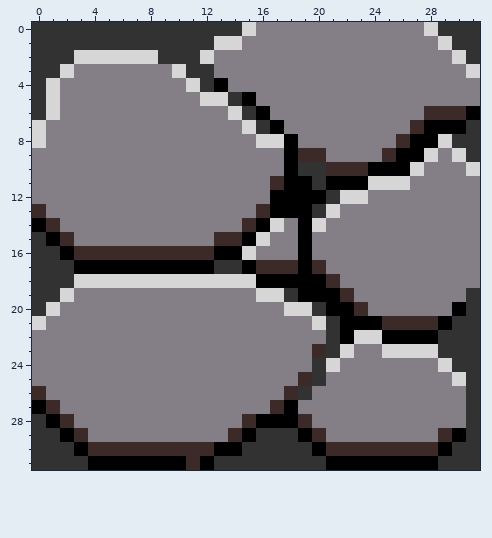
Pixel-art sprite, stored at World/BackgroundMedium.png. The first picture shows the starting point.
The file is 32x32 pixels.
And afterwards:
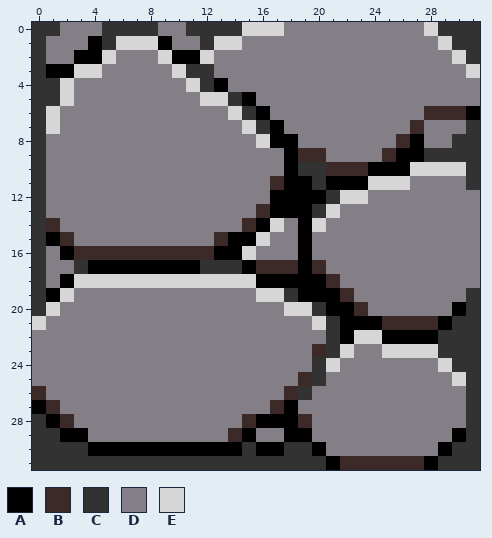
Palette (. is transparent): A #000000  B #3b2a27  C #323232  D #847e87  E #d6d6d6
Change:
@@ x 0..31 @@
- 0 CCCCCCCCCCCCCCCEDDDDDDDDDDDDECCC
- 1 CCCCCCCCCCCCCEEDDDDDDDDDDDDDDECC
- 2 CCCEEEEEECCCEDDDDDDDDDDDDDDDDDEC
- 3 CCEDDDDDDDECCDDDDDDDDDDDDDDDDDDE
- 4 CEDDDDDDDDDECADDDDDDDDDDDDDDDDDD
- 5 CEDDDDDDDDDDEECADDDDDDDDDDDDDDDD
+ 0 CCDDDCCCCDDCCCCEEEDDDDDDDDDDECCC
+ 1 CDDDACEEEADDCEEDDDDDDDDDDDDDDECC
+ 2 CDDAAEDDDEAAEDDDDDDDDDDDDDDDDDEC
+ 3 CAAEEDDDDDECCDDDDDDDDDDDDDDDDDDE
+ 4 CCEDDDDDDDDECADDDDDDDDDDDDDDDDDD
+ 5 CCEDDDDDDDDDEECADDDDDDDDDDDDDDDD
  6 CEDDDDDDDDDDDDECADDDDDDDDDDDBBBA
- 7 EDDDDDDDDDDDDDDECADDDDDDDDDBAAAC
- 8 EDDDDDDDDDDDDDDDEEADDDDDDDBAAECC
- 9 DDDDDDDDDDDDDDDDDDABBDDDDBAAEDEC
-10 DDDDDDDDDDDDDDDDDDACCBBBAAAEDDDE
-11 DDDDDDDDDDDDDDDDDBAACAAAEEEDDDDD
-12 DDDDDDDDDDDDDDDDDAAAACEEDDDDDDDD
-13 BDDDDDDDDDDDDDDDBAAACEDDDDDDDDDD
-14 ABDDDDDDDDDDDDDBAEDAEDDDDDDDDDDD
-15 CABDDDDDDDDDDBBAEDDADDDDDDDDDDDD
-16 CCABBBBBBBBBBAAEDDDADDDDDDDDDDDD
-17 CCCAAAAAAAAAACCABBBABDDDDDDDDDDD
-18 CCCEEEEEEEEEEEEEAAAAABDDDDDDDDDD
-19 CCEDDDDDDDDDDDDDEECAAABDDDDDDDDC
+ 7 CEDDDDDDDDDDDDDECADDDDDDDDDBDDDC
+ 8 CDDDDDDDDDDDDDDDEAADDDDDDDBADDCC
+ 9 CDDDDDDDDDDDDDDDDDABBDDDDBAACCCC
+10 CDDDDDDDDDDDDDDDDDACCBBBAAAEEEEC
+11 CDDDDDDDDDDDDDDDDBAACAAAEEEDDDDC
+12 CDDDDDDDDDDDDDDDDAAAACEEDDDDDDDD
+13 CDDDDDDDDDDDDDDDBAAACEDDDDDDDDDD
+14 CBDDDDDDDDDDDDDBAEDAEDDDDDDDDDDD
+15 CABDDDDDDDDDDBAAEDDADDDDDDDDDDDD
+16 CDABBBBBBBBBBAAEDDDADDDDDDDDDDDD
+17 CDDCAAAAAAAACCCABBBABDDDDDDDDDDD
+18 CDAEEEEEEEEEEEEEAAAAABDDDDDDDDDD
+19 CAEDDDDDDDDDDDDDEECAAABDDDDDDDDC
 20 CEDDDDDDDDDDDDDDDDEECAABDDDDDDAC
@@ x 0..31 @@
 28 CABDDDDDDDDDDDDBAAABDDDDDDDDDDDC
-29 CCABDDDDDDDDDDBACCCABDDDDDDDDBAC
-30 CCCABBBBBBBBBAACCCCCABBBBBBBBACC
-31 CCCCAAAAAAABACCCCCCCCAAAAAAAACCC
+29 CCAADDDDDDDDDDBADDAADDDDDDDDDDAC
+30 CCCCAAAAAAAAAAACAACCADDDDDDDDACC
+31 CCCCCCCCCCCCCCCCCCCCCABBBBBBACCC
